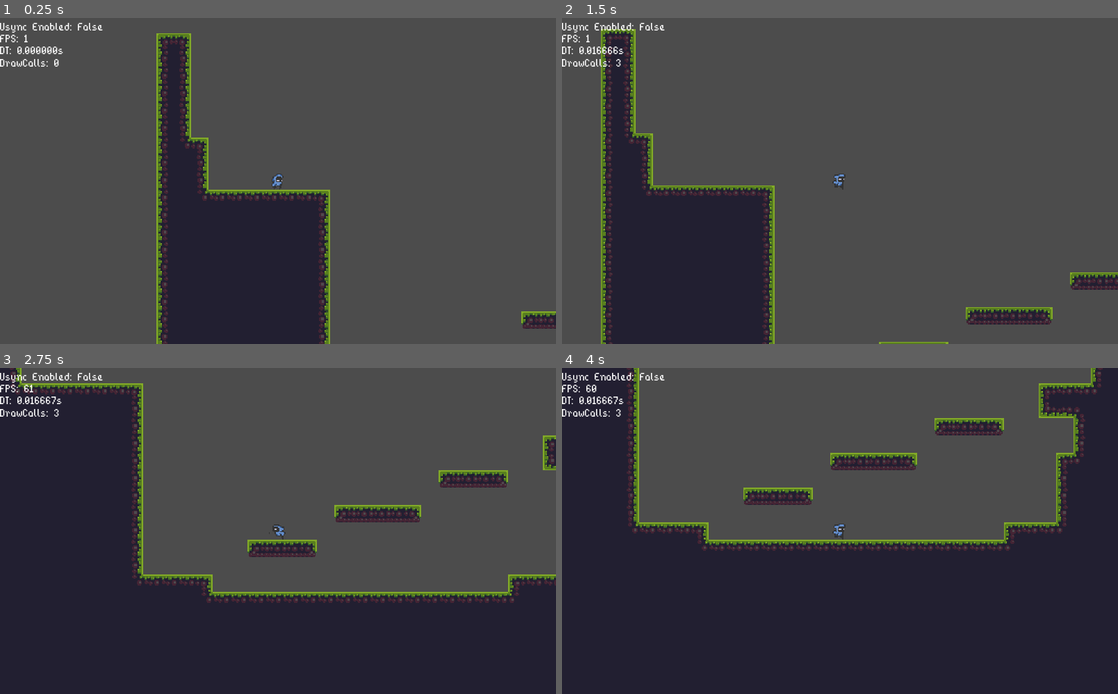
Above: before the commit, frames 1-4 (two rows, left to right).
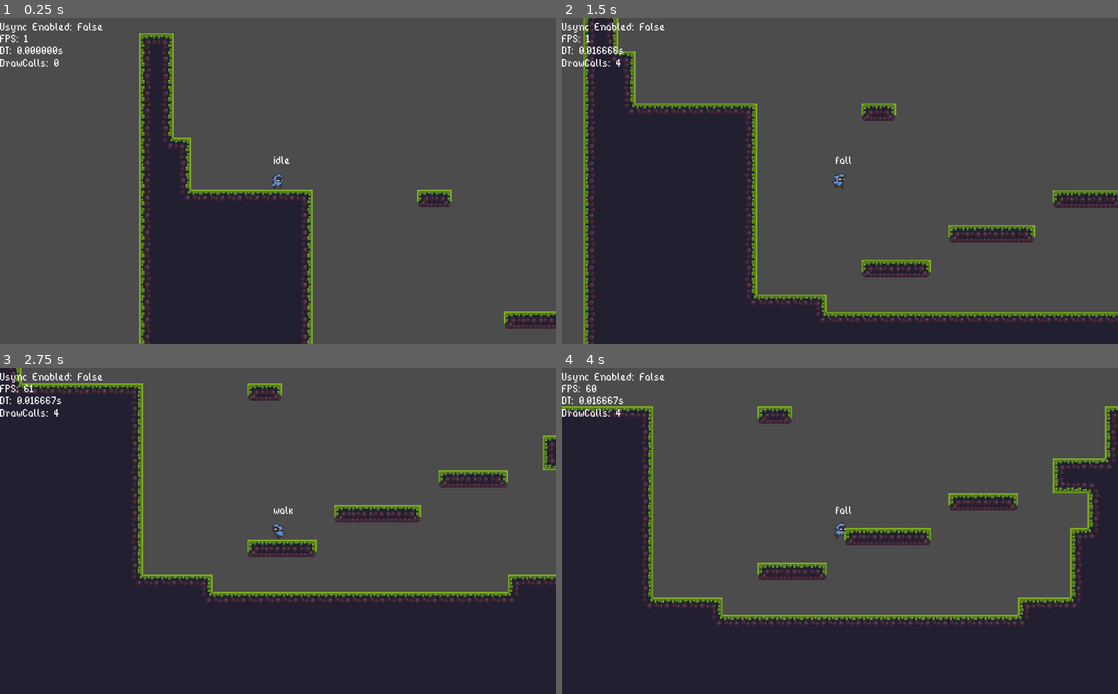
Above: after the commit, the same moments.

Repository: aCube1/Komare
Game: Godot game, scene res://Sandbox.tscn
The game is run twice, just before and just after one commit, with the same random seed, the same clock (stepped at 60 frames per second) and the same inputs.
Inputs:
- Up to frame 1 (0.25 s): no input
- Up to frame 2 (1.5 s): tap Enter at 0.5 s; hold D (Right) from 0.53 s (still down); tap Space (Jump) at 0.6, 0.77, 1.07, 1.35 s
- Up to frame 3 (2.75 s): tap Space (Jump) at 1.52, 1.82, 2.1 s; release D (Right) at 2.03 s; hold A (Left) from 2.03 s (still down)
- Up to frame 4 (4 s): release A (Left) at 2.78 s; hold D (Right) from 2.78 s (still down); tap Space (Jump) at 2.85, 3.02, 3.32, 3.6, 3.77 s

The runs differ from the first frame. In frame 1, 8.9% of the frame differs, in the area x 25-97%, y 4-100%; in frame 2, 22%; in frame 3, 1.1%; in frame 4, 30%, in the area x 0-100%, y 0-80%.

Commit message:
Add coyote timer:     Player can jump 0.07 seconds after exit a platform;     Gravity will be not applied while the timer is running.

Diff:
--- a/Sandbox.tscn
+++ b/Sandbox.tscn
@@ -231,10 +231,10 @@
 cell_size = Vector2( 16, 16 )
 collision_mask = 0
 format = 1
-tile_data = PoolIntArray( -655320, 0, 0, -655319, 0, 131076, …(1138 unchanged characters)…  1, 65535, 0, 131076, 0, 0, 1, 1, 0, 2, 28, 0, 0, 29, 0, 1, 30, 0, 1, 31, 0, 131 …(20915 unchanged characters)…
+tile_data = PoolIntArray( -655320, 0, 0, -655319, 0, 131076, …(1138 unchanged characters)…  1, 65535, 0, 131076, 0, 0, 1, 1, 0, 2, 8, 1, 0, 9, 1, 2, 28, 0, 0, 29, 0, 1, 30, 0, 1, 31, 0, 131 …(20915 unchanged characters)…
 
 [node name="Mage" parent="." instance=ExtResource( 2 )]
-position = Vector2( -16, -16 )
+position = Vector2( 0, -16 )
 
 [node name="Camera" type="Camera2D" parent="Mage"]
 current = true
--- a/entities/Unit.gd
+++ b/entities/Unit.gd
@@ -7,14 +7,20 @@
 
 var snap := Vector2.ZERO
 var velocity := Vector2.ZERO
+var was_on_floor := false
 
 onready var current_gravity: float setget set_gravity
 
+### DEBUG ONLY ###
+func set_label(text: String) -> void:
+	$Label.text = text
+
 ### MOVEMENT ###
-func walk(delta: float, motion: int, acceleration: float, max_speed: float) -> void:
+func move(delta: float, motion: int, acceleration: float, max_speed: float) -> void:
 	velocity.x += acceleration * motion * delta
 	velocity.x = clamp(velocity.x, -max_speed, max_speed)
 
+	was_on_floor = is_on_floor() # Check if the Unit is on floor before apply next movement
 	velocity = move_and_slide_with_snap(velocity, snap, Vector2.UP)
 
 func jump(impulse: float) -> void:
--- a/entities/character/Mage.tscn
+++ b/entities/character/Mage.tscn
@@ -253,9 +253,6 @@
 
 [sub_resource type="AnimationNodeStateMachineTransition" id=31]
 
-[sub_resource type="AnimationNodeStateMachineTransition" id=35]
-switch_mode = 2
-
 [sub_resource type="AnimationNodeStateMachineTransition" id=36]
 switch_mode = 2
 
@@ -267,24 +264,23 @@
 
 [sub_resource type="AnimationNodeStateMachineTransition" id=48]
 
-[sub_resource type="AnimationNodeStateMachineTransition" id=49]
-
 [sub_resource type="AnimationNodeStateMachineTransition" id=50]
+switch_mode = 2
 
 [sub_resource type="AnimationNodeStateMachineTransition" id=51]
 
 [sub_resource type="AnimationNodeStateMachine" id=37]
 states/Fall/node = SubResource( 24 )
-states/Fall/position = Vector2( -295.018, 379.98 )
+states/Fall/position = Vector2( 25.342, 373.721 )
 states/Idle/node = SubResource( 25 )
-states/Idle/position = Vector2( -296.63, 264.48 )
+states/Idle/position = Vector2( -356.712, 372.542 )
 states/Jump/node = SubResource( 26 )
-states/Jump/position = Vector2( 101.225, 169.425 )
+states/Jump/position = Vector2( -182.8, 545.532 )
 states/Walk/node = SubResource( 27 )
-states/Walk/position = Vector2( 101.671, 393.399 )
-transitions = [ "Idle", "Walk", SubResource( 30 ), "Walk", "Idle", SubResource( 31 ), "Jump", "Walk", SubResource( 35 ), "Jump", "Fall", SubResource( 36 ), "Walk", "Fall", SubResource( 39 ), "Idle", "Fall", SubResource( 46 ), "Walk", "Jump", SubResource( 47 ), "Idle", "Jump", SubResource( 48 ), "Jump", "Idle", SubResource( 49 ), "Fall", "Idle", SubResource( 50 ), "Fall", "Walk", SubResource( 51 ) ]
+states/Walk/position = Vector2( -182.368, 433.881 )
+transitions = [ "Idle", "Walk", SubResource( 30 ), "Walk", "Idle", SubResource( 31 ), "Jump", "Fall", SubResource( 36 ), "Walk", "Fall", SubResource( 39 ), "Idle", "Fall", SubResource( 46 ), "Walk", "Jump", SubResource( 47 ), "Idle", "Jump", SubResource( 48 ), "Fall", "Idle", SubResource( 50 ), "Fall", "Walk", SubResource( 51 ) ]
 start_node = "Idle"
-graph_offset = Vector2( -627, 142.091 )
+graph_offset = Vector2( -680, 336.547 )
 
 [sub_resource type="AnimationNodeStateMachinePlayback" id=38]
 
@@ -321,7 +317,18 @@
 
 [node name="Controller" type="Node" parent="."]
 script = ExtResource( 5 )
+slip_friction = 32.0
+ground_friction = 24.0
+air_friction = 8.0
+jump_distance = 96
 jump_height = 64
-jump_distance = 96
 ascent_time = 0.5
 descent_time = 0.4
+max_coyote_time = 0.07
+
+[node name="Label" type="Label" parent="."]
+margin_left = -4.0
+margin_top = -27.0
+margin_right = 6.0
+margin_bottom = -19.0
+text = "00"
--- a/entities/controllers/PlayerController.gd
+++ b/entities/controllers/PlayerController.gd
@@ -7,19 +7,20 @@
 	STATE_JUMP,
 }
 
-export(float) var slip_friction := 32.0
-export(float) var ground_friction := 24.0
-export(float) var air_friction := 8.0
+export(float) var slip_friction
+export(float) var ground_friction
+export(float) var air_friction
 
+export(int) var jump_distance
 export(int) var jump_height
-export(int) var jump_distance
 export(float) var ascent_time # Time to reach jump peak
 export(float) var descent_time # Time to fall
+export(float) var max_coyote_time
 
 var current_state := STATE_IDLE
-var last_state := current_state
 var motion := 0
 var last_motion := 0
+var coyote_timer := 0.0
 
 onready var parent: KinematicBody2D = get_parent()
 
@@ -30,45 +31,64 @@
 onready var max_speed: float = sqrt(jump_distance * jump_impulse)
 onready var acceleration := max_speed * 2.0
 
-func _process(_delta: float) -> void:
+#func _ready() -> void:
+#	coyote_timer.one_shot = true
+#	add_child(coyote_timer)
+
+func _process(delta: float) -> void:
 	if Input.is_action_pressed("Right"):
 		motion += 1
 		parent.flip_h(false)
-		set_state(STATE_WALK)
 	if Input.is_action_pressed("Left"):
 		motion -= 1
 		parent.flip_h(true)
-		set_state(STATE_WALK)
-
-	if motion == 0 or parent.is_on_wall():
-		set_state(STATE_IDLE)
-	if parent.velocity.y > 0.0:
-		set_state(STATE_FALL)
 
 	# If the Unit is on those states, he can jump
 	if Input.is_action_just_pressed("Jump"):
 		if [STATE_IDLE, STATE_WALK].has(current_state):
-				set_state(STATE_JUMP)
+				parent.jump(jump_impulse)
 
 	# If Jump is released, cut the jump height
 	if Input.is_action_just_released("Jump"):
 		parent.cut_jump()
 
+	if coyote_timer >= 0.0:
+		coyote_timer -= delta
+
 func _physics_process(delta: float) -> void:
+	if motion == 0 or parent.is_on_wall():
+		set_state(STATE_IDLE)
+	else:
+		set_state(STATE_WALK)
+
+	if parent.velocity.y > 0.0:
+		if not parent.is_on_floor() and parent.was_on_floor:
+			coyote_timer = max_coyote_time
+			parent.velocity.y = 0.0 # Remove the remainder gravity of the parent
+		else:
+			set_state(STATE_FALL)
+	if parent.velocity.y < 0.0:
+		set_state(STATE_JUMP)
+		coyote_timer = 0.0 # Stop the coyote timer, the parent already jumped
+
+	parent.set_label("%s" %  ["idle", "walk", "fall", "jump"][current_state])
 	check_state(delta)
 
 	parent.set_gravity(get_gravity())
-	parent.apply_gravity(delta)
-	parent.walk(delta, motion, acceleration, max_speed)
+	if coyote_timer <= 0.0:
+		parent.apply_gravity(delta)
+
+	parent.move(delta, motion, acceleration, max_speed)
 	motion = 0
+
 
 func check_state(delta: float) -> void:
 	match current_state:
 		STATE_IDLE:
-			if parent.is_on_floor():
+			if parent.velocity.y > 0.0:
+				parent.apply_friction(delta, air_friction)
+			else:
 				parent.apply_friction(delta, ground_friction)
-			else:
-				parent.apply_friction(delta, air_friction)
 			parent.play_animation("Idle")
 		STATE_WALK:
 			if last_motion != motion:
@@ -80,7 +100,6 @@
 			parent.play_animation("Fall")
 		STATE_JUMP:
 			parent.set_snap(parent.NO_SNAP)
-			parent.jump(jump_impulse)
 			parent.play_animation("Jump")
 
 func get_gravity() -> float:
@@ -88,5 +107,4 @@
 
 func set_state(next: int) -> void:
 	if next != current_state:
-		last_state = current_state
 		current_state = next
Not shown: 1 places in entities/character/Mage.tscn that only renumber resources
